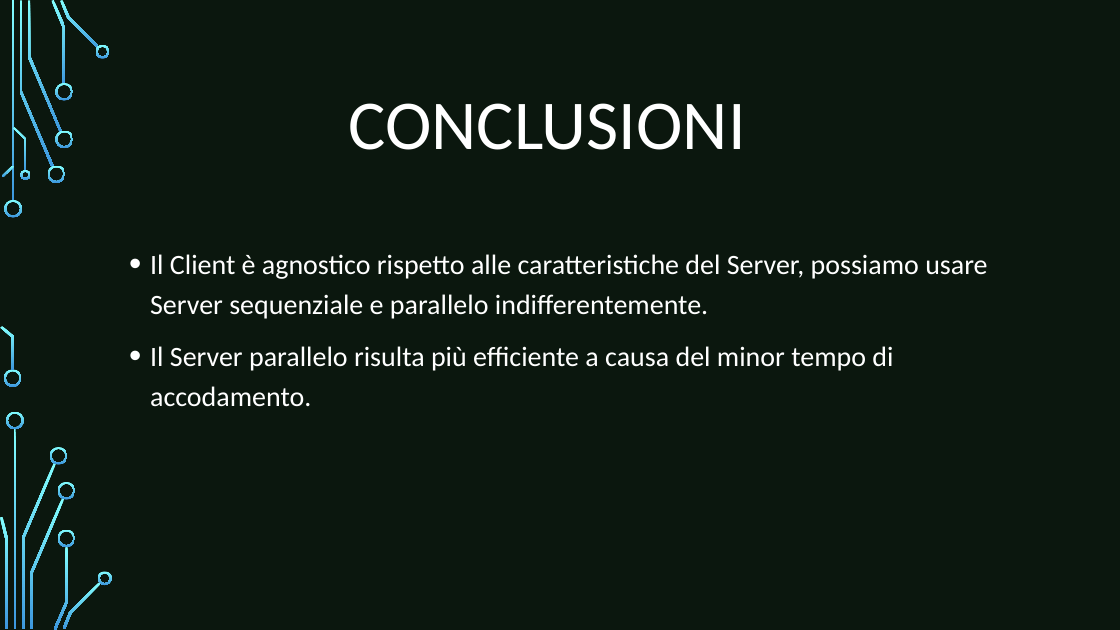
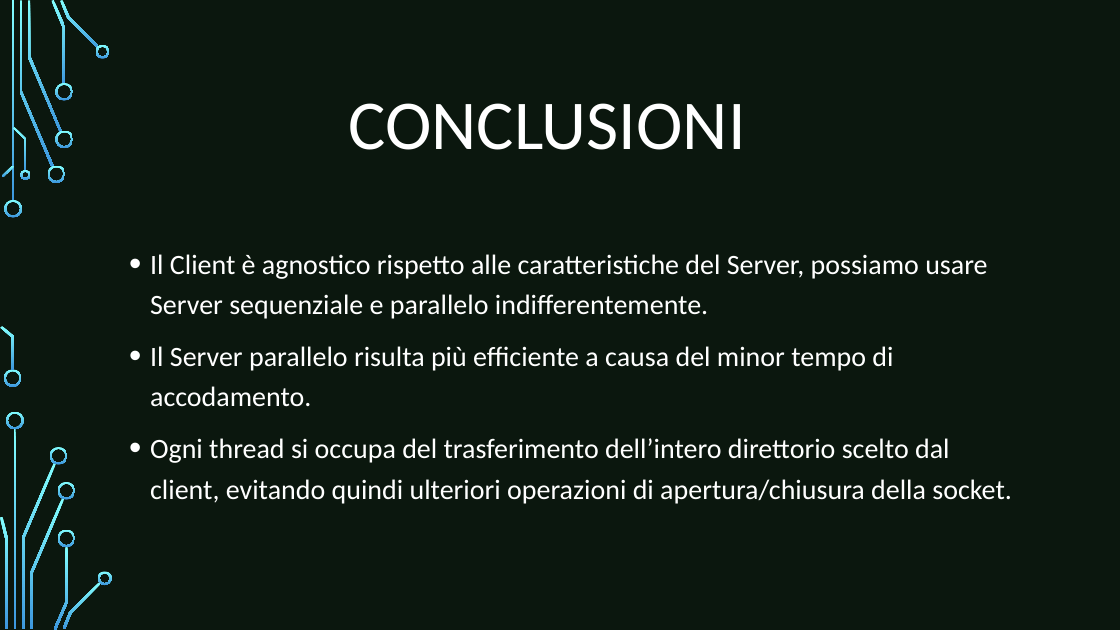
Before and after one commit to FlippaFloppa/Reti-di-Calcolatori-gruppo-Lore, a slide deck: slide 12 of Esercitazione_2/esercitazione2.pptx. Drawn at 1120x630 pixels with LibreOffice and Linux fonts; fonts in the diff are those of the drawing; background and template pictures are left out. Boxes give left, top, right and bottom in pixels: in the first picture for what was removed or moved away, otherwise in the second. Text is boxed around its words. In the diff, an @@ line names an element or a change of style, - is before the commit and + after.

```diff
--- a/Esercitazione_2/esercitazione2.pptx
+++ b/Esercitazione_2/esercitazione2.pptx
@@ text at box(150, 438, 1012, 504): paragraph added @@
+• Ogni thread si occupa del trasferimento dell’intero direttorio scelto dal client, evitando quindi ulteriori operazioni di apertura/chiusura della socket.
```
Also in this commit, not shown: 5 other slides changed.
